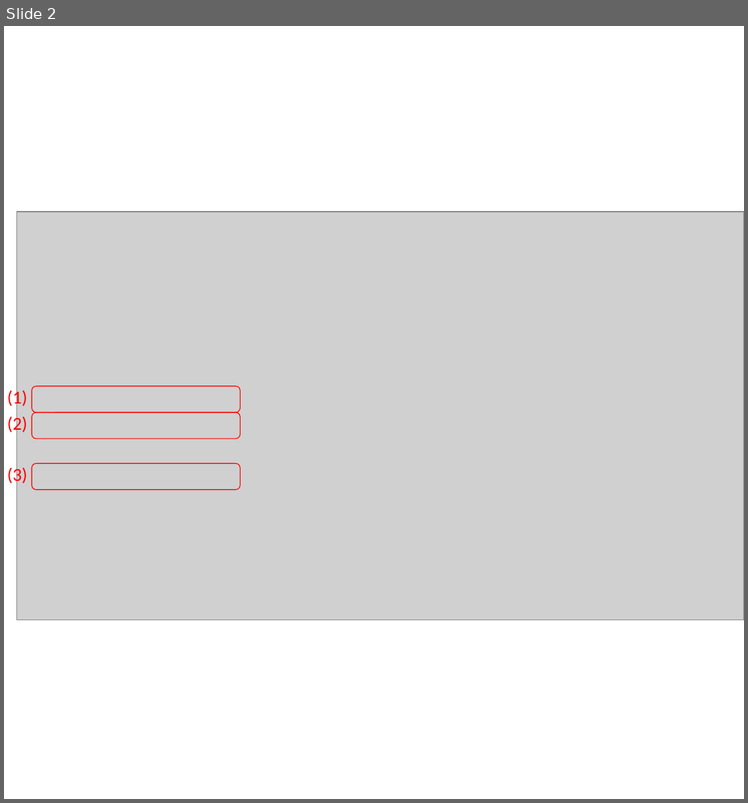
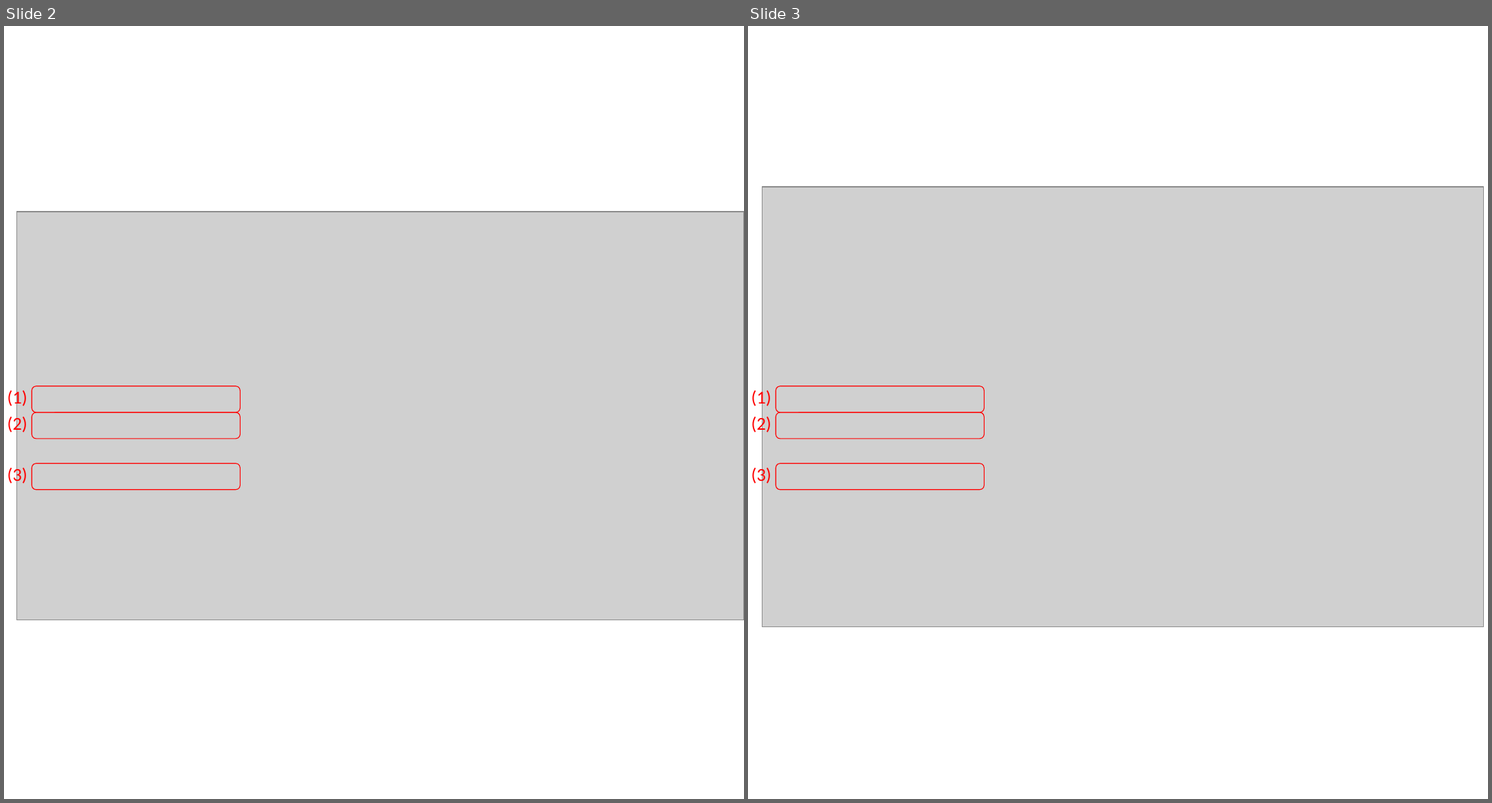
Before and after one commit to metaOmic/tutorial, a slide deck: figure/preprocessing/Figure12.pptx. Shown side by side, each under a label of ours: slide 2 before the commit, slides 2 and 3 after it. The pictures are 748x803 and 1492x803 pixels, drawn with LibreOffice and Linux fonts; fonts in the diff are those of the drawing; grey boxes stand for pictures. Boxes give left, top, right and bottom in pixels: in the first picture for what was removed or moved away, otherwise in the second. Text is boxed around its words. In the diff, an @@ line names an element or a change of style, - is before the commit and + after.

```diff
--- a/figure/preprocessing/Figure12.pptx
+++ b/figure/preprocessing/Figure12.pptx
@@ slide 3 added at (748, 26, 1488, 799), background #FFFFFF @@
@@ picture added at (762, 187, 1484, 627) @@
@@ text added at (751, 388, 771, 408), 12 pt, text #FF0000 @@
+(1)
@@ rounded rectangle added at (776, 386, 984, 412), outline #FF0000 0.5 pt @@
@@ text added at (751, 414, 771, 434), 12 pt, text #FF0000 @@
+(2)
@@ rounded rectangle added at (776, 412, 984, 439), outline #FF0000 0.5 pt @@
@@ text added at (751, 466, 771, 485), 12 pt, text #FF0000 @@
+(3)
@@ rounded rectangle added at (776, 463, 984, 490), outline #FF0000 0.5 pt @@
```
Also in this commit, not shown: 9 other files.
